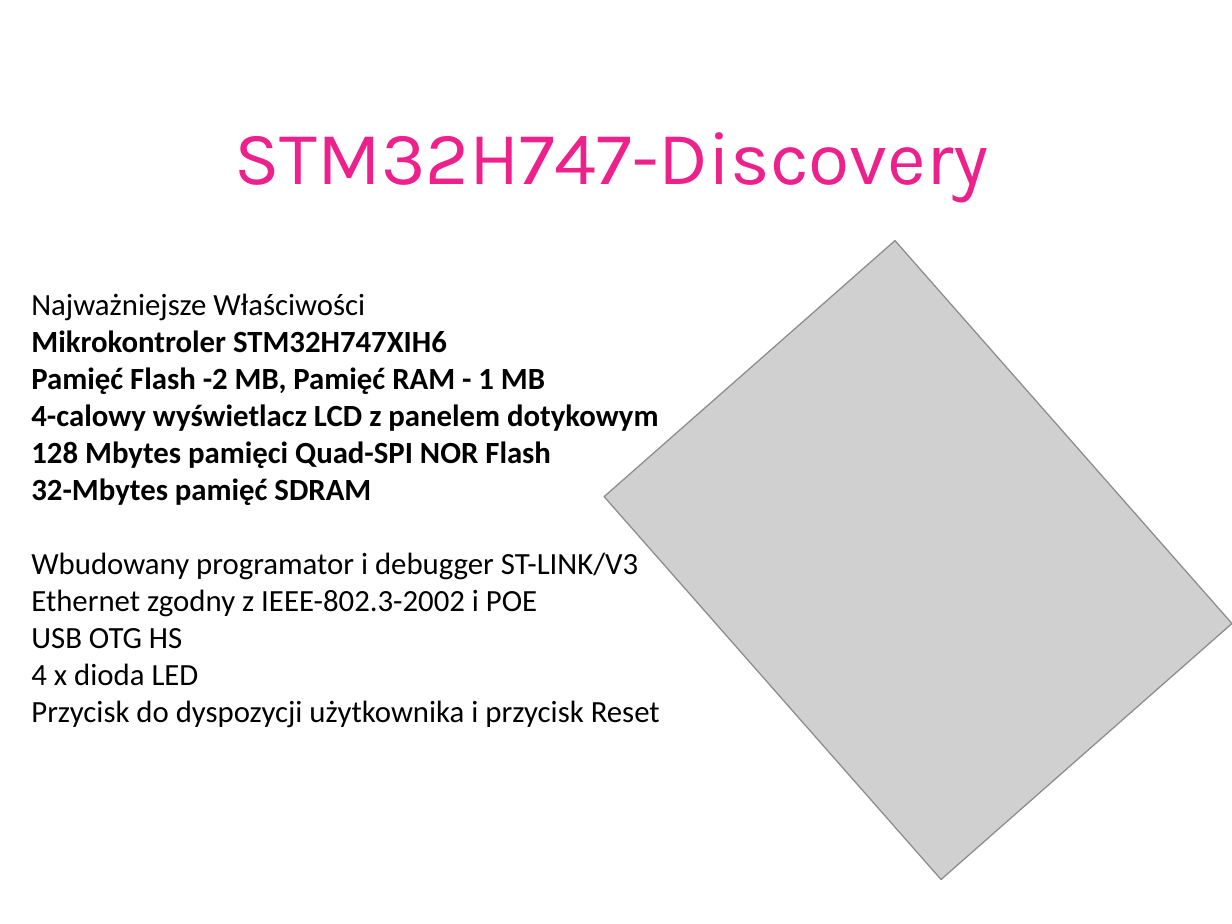
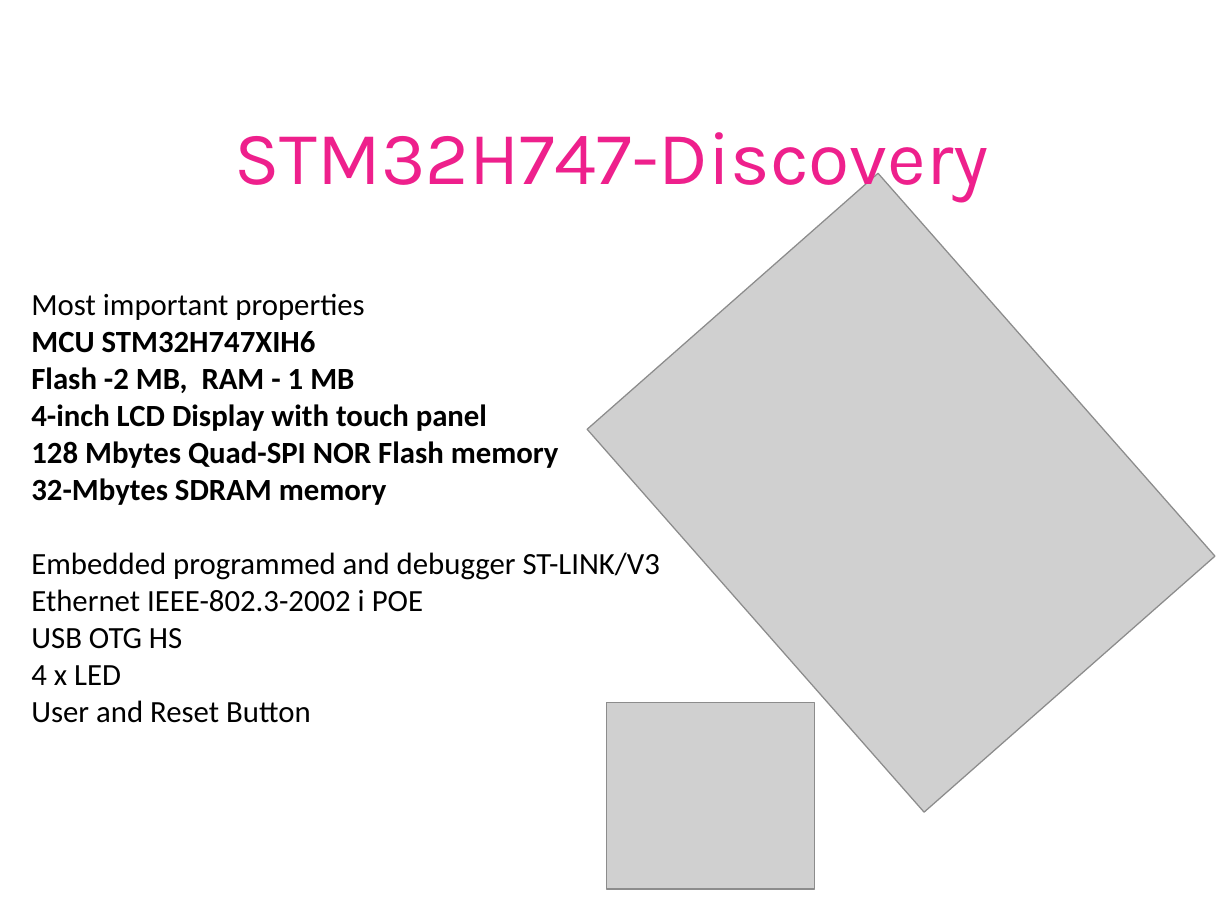
Before and after one commit to trteodor/stm32h747_disco_lvgl_bare_metal, a slide deck: slide 5 of Presenation.pptx (slide 2 before the commit). Drawn at 1232x924 pixels with LibreOffice and Linux fonts; fonts in the diff are those of the drawing; grey boxes stand for pictures. Boxes give left, top, right and bottom in pixels: in the first picture for what was removed or moved away, otherwise in the second. Text is boxed around its words. In the diff, an @@ line names an element or a change of style, - is before the commit and + after.

```diff
--- a/Presenation.pptx
+++ b/Presenation.pptx
@@ picture: place and size @@
-picture at [604, 240, 1232, 880]
+picture at [586, 174, 1215, 813]
@@ text at [31, 293, 660, 612]: text changed @@
-Najważniejsze Właściwości
-Mikrokontroler STM32H747XIH6
-Pamięć Flash -2 MB, Pamięć RAM - 1 MB
-4-calowy wyświetlacz LCD z panelem dotykowym
-128 Mbytes pamięci Quad-SPI NOR Flash
-32-Mbytes pamięć SDRAM
-Wbudowany programator i debugger ST-LINK/V3
-Ethernet zgodny z IEEE-802.3-2002 i POE
+Most important properties
+MCU STM32H747XIH6
+Flash -2 MB, RAM - 1 MB
+4-inch LCD Display with touch panel
+128 Mbytes Quad-SPI NOR Flash memory
+32-Mbytes SDRAM memory
+Embedded programmed and debugger ST-LINK/V3
+Ethernet IEEE-802.3-2002 i POE
@@ text at [31, 665, 311, 723]: text changed @@
-4 x dioda LED
-Przycisk do dyspozycji użytkownika i przycisk Reset
+4 x LED
+User and Reset Button
@@ picture added at [606, 702, 814, 888] @@
```
Also in this commit, not shown: 8 other slides changed, 6 slides added, 6 slides removed, 5 other files.
